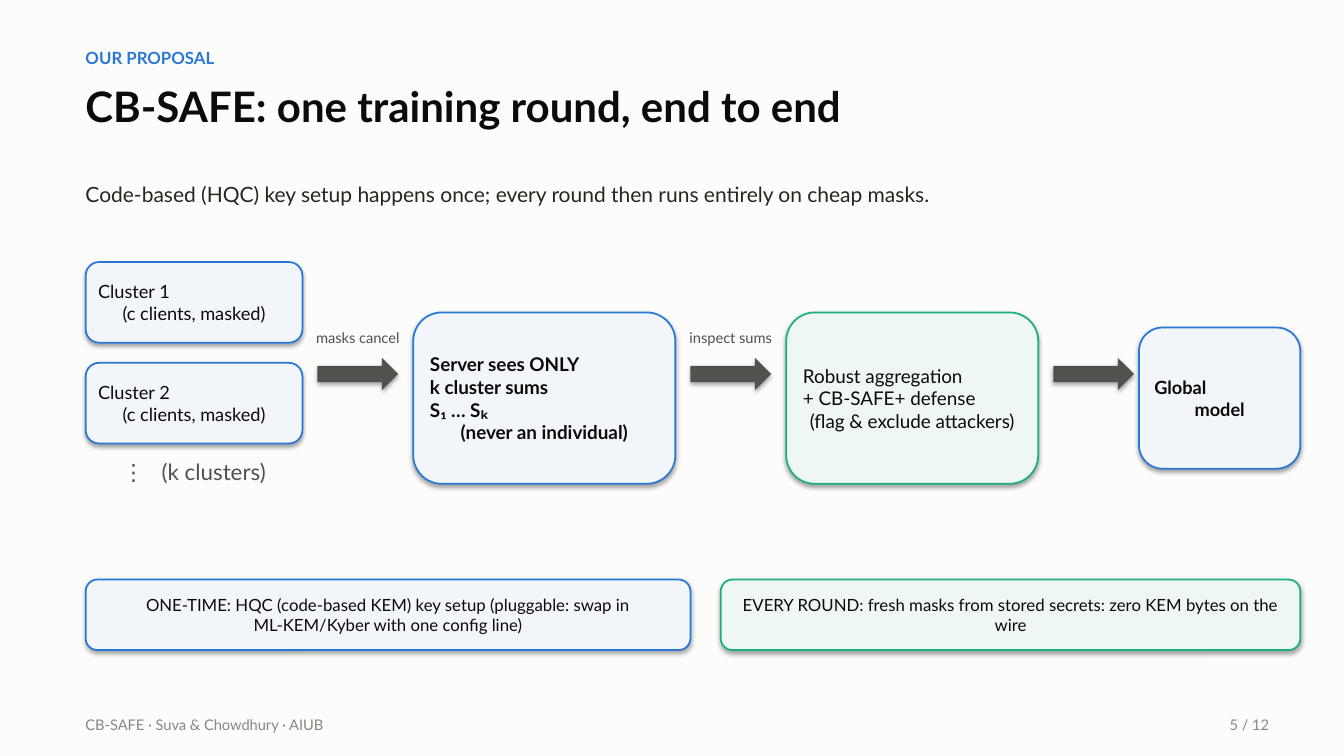
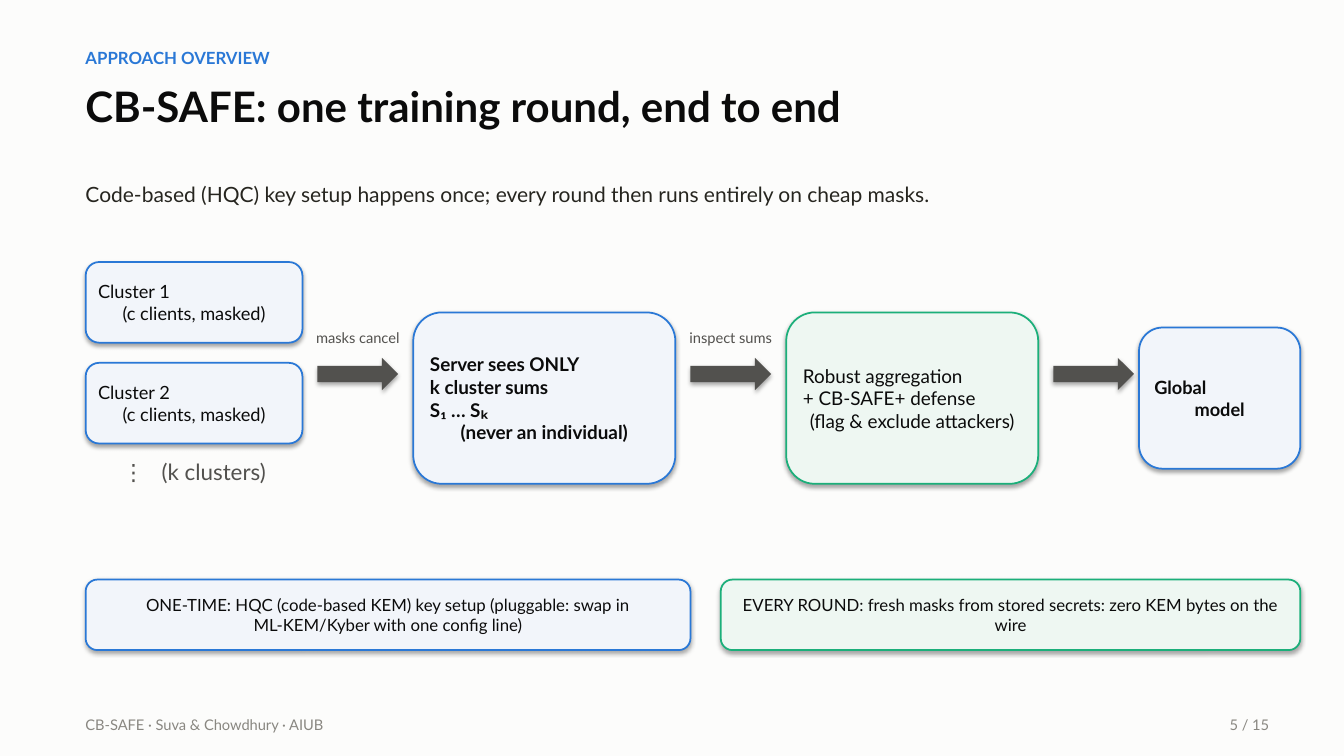
Before and after one commit to wshuv-o/cb-safe-draft, a slide deck: slide 6 of paper/cbsafe_slides.pptx (slide 5 before the commit). Drawn at 1344x756 pixels with LibreOffice and Linux fonts; fonts in the diff are those of the drawing. Boxes give left, top, right and bottom in pixels: in the first picture for what was removed or moved away, otherwise in the second. Text is boxed around its words. In the diff, an @@ line names an element or a change of style, - is before the commit and + after.

```diff
--- a/paper/cbsafe_slides.pptx
+++ b/paper/cbsafe_slides.pptx
@@ text at box(85, 51, 270, 64): text changed @@
-OUR PROPOSAL
+APPROACH OVERVIEW
@@ text at box(1230, 719, 1269, 730): text changed @@
-5 / 12
+5 / 15
```
Also in this commit, not shown: 11 other slides changed, 5 slides added, 2 other files.
